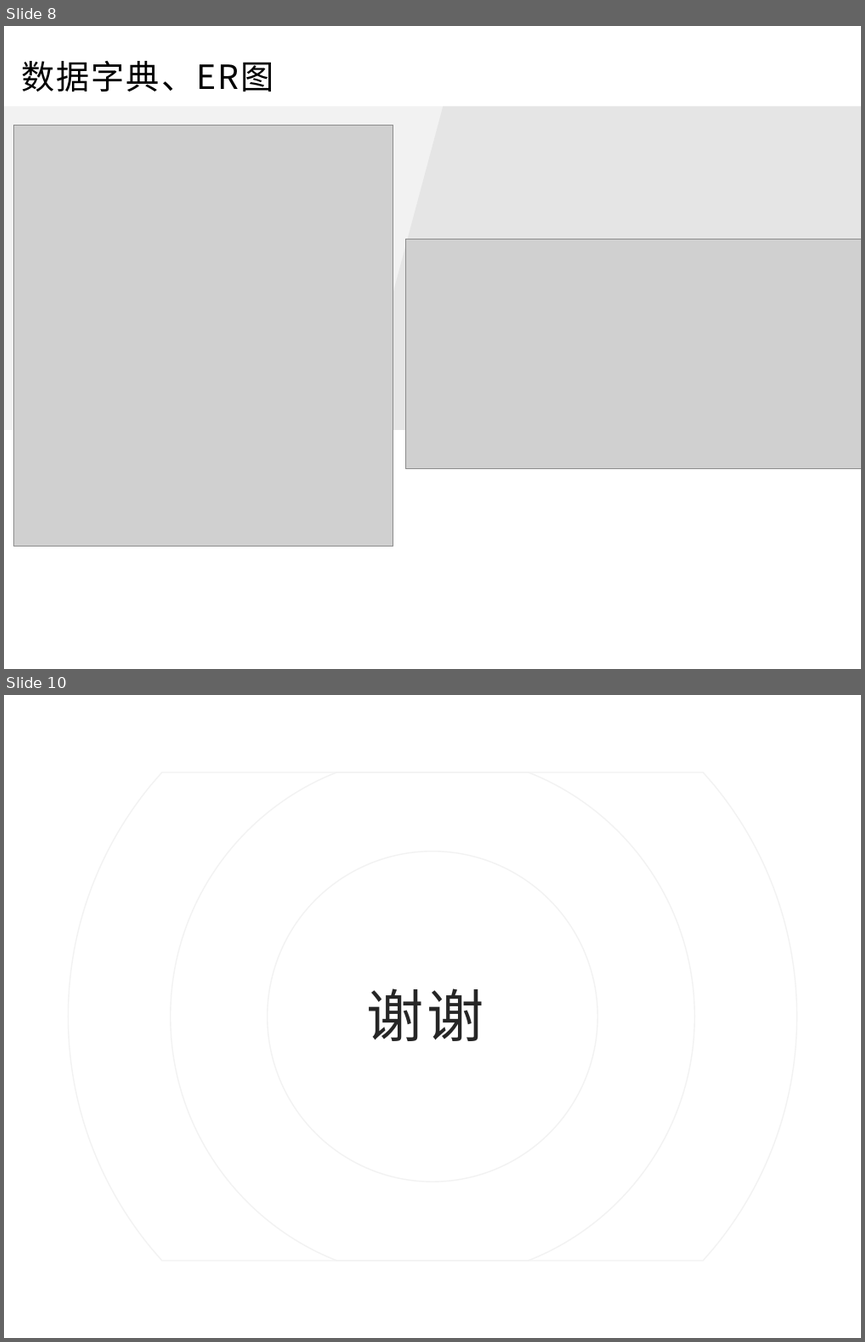
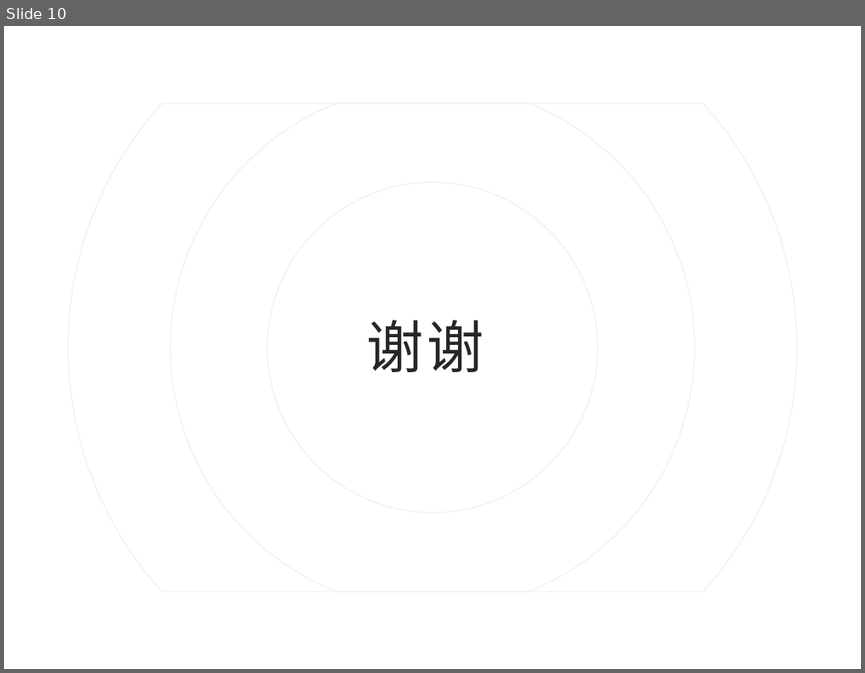
Before and after one commit to agukl/tankWar, a slide deck: 详细设计.pptx. Shown one above the other, each under a label of ours: slides 8 and 10 before the commit, slide 10 after it; the slides between them are not shown. The pictures are 865x1342 and 865x673 pixels, drawn with LibreOffice and Linux fonts; fonts in the diff are those of the drawing; grey boxes stand for pictures. Boxes give left, top, right and bottom in pixels: in the first picture for what was removed or moved away, otherwise in the second. Text is boxed around its words. In the diff, an @@ line names an element or a change of style, - is before the commit and + after.

```diff
--- a/详细设计.pptx
+++ b/详细设计.pptx
@@ slide 8 removed at [4,26,861,669], background #FFFFFF @@
@@ text removed at [21,61,274,92] @@
-数据字典、ER图
@@ rectangle removed at [4,107,861,431] @@
@@ picture removed at [14,125,394,546] @@
@@ freeform shape removed at [356,107,861,431] @@
@@ picture removed at [406,239,861,469] @@
@@ rectangle removed at [4,430,861,588] @@
```
Also in this commit, not shown: 4 slides changed, 5 slides added, 4 other slides removed, 1 other file.
